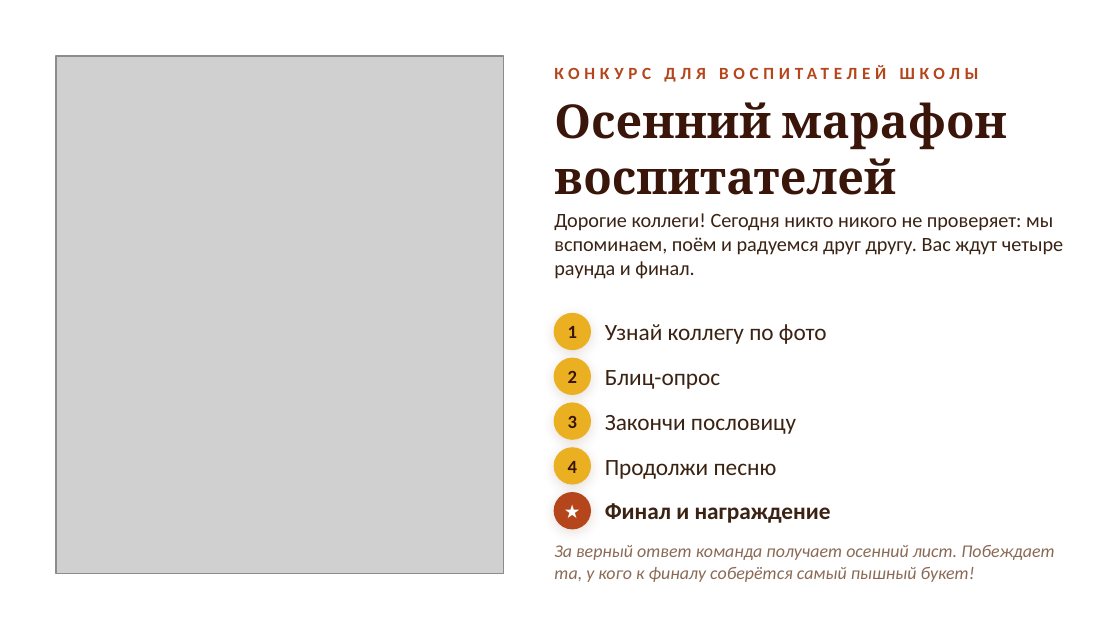
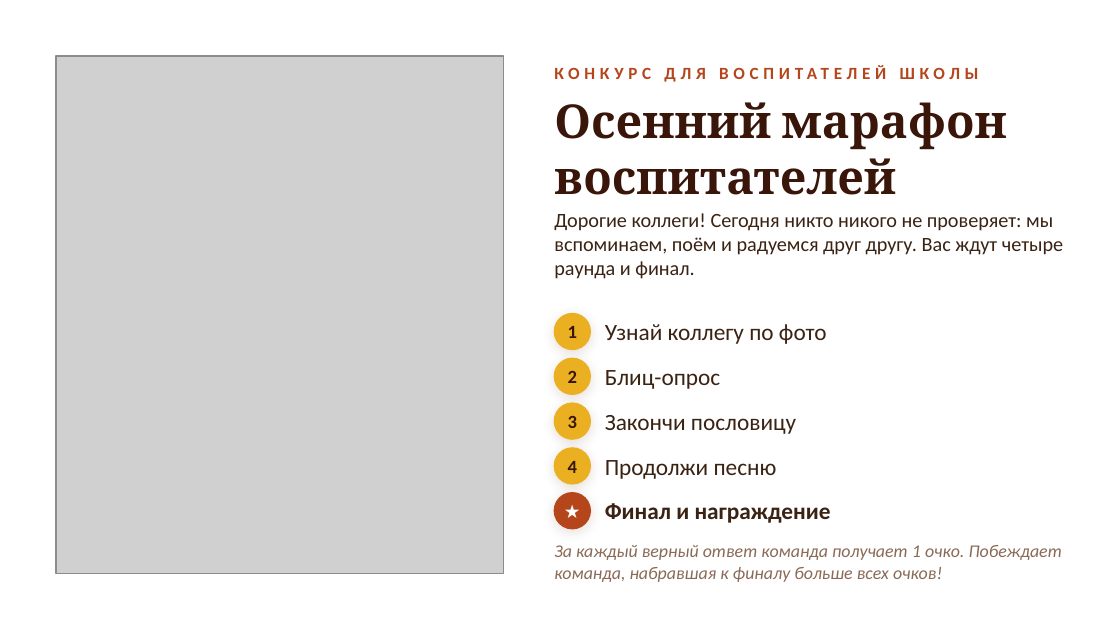
Before and after one commit to sl-himmelreich/heinrich-mario, a slide deck: slide 2 of День_воспитателя_конкурс.pptx. Drawn at 1120x630 pixels with LibreOffice and Linux fonts; fonts in the diff are those of the drawing; grey boxes stand for pictures; background and template pictures are left out. Boxes give left, top, right and bottom in pixels: in the first picture for what was removed or moved away, otherwise in the second. Text is boxed around its words. In the diff, an @@ line names an element or a change of style, - is before the commit and + after.

```diff
--- a/День_воспитателя_конкурс.pptx
+++ b/День_воспитателя_конкурс.pptx
@@ text at (554, 545, 1062, 582): text changed @@
-За верный ответ команда получает осенний лист. Побеждает та, у кого к финалу соберётся самый пышный букет!
+За каждый верный ответ команда получает 1 очко. Побеждает команда, набравшая к финалу больше всех очков!
```
Also in this commit, not shown: 20 other slides changed, 6 slides added, 4 slides removed, 1 other file.
